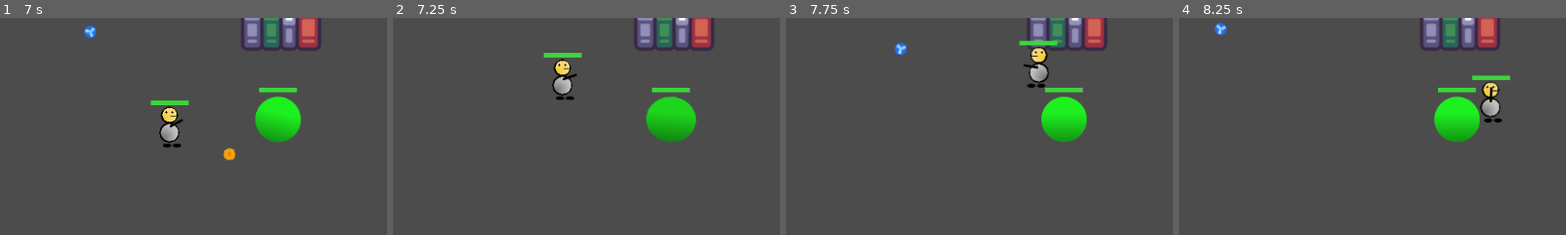
Above: before the commit, frames 1-4 (left to right).
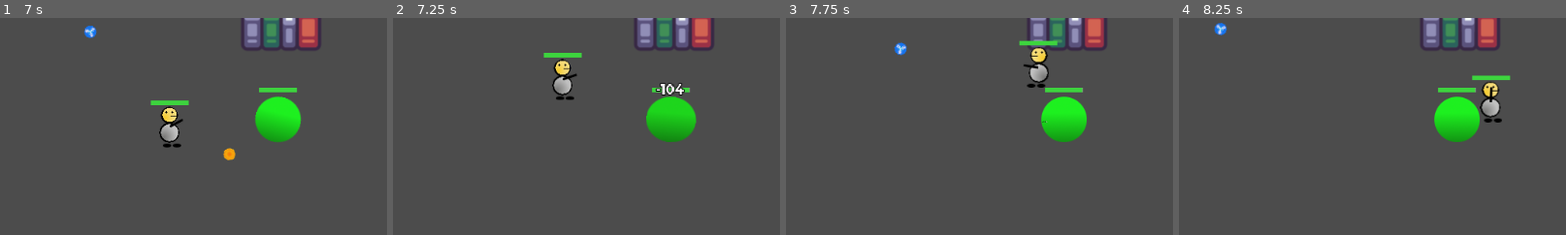
Above: after the commit, the same moments.

Repository: NPGodotEngine/Hack_And_Slash
Game: Godot game, scene res://Levels/TestLevel.tscn
The game is run twice, just before and just after one commit, with the same random seed, the same clock (stepped at 60 frames per second) and the same inputs. The project has no main scene, so this scene is started directly.
Inputs (mouse positions are % of the whole screen's width and height, from its top left):
- Up to frame 1 (7 s): tap Enter at 0.5 s; move the mouse to (72, 45) at 0.52 s; press the mouse at (72, 45) at 0.53 s; hold D (move_right) 0.53-1.28 s; move the mouse to (30, 55) at 1.27 s; release the mouse at (30, 55) at 1.28 s; hold S (move_down) 1.28-2.03 s; right-click (30, 55) at 1.35 s; move the mouse to (60, 27) at 2.02 s; press the mouse at (60, 27) at 2.03 s; hold D (move_right) 2.03-2.78 s; move the mouse to (45, 71) at 2.77 s; release the mouse at (45, 71) at 2.78 s; hold W (move_up) 2.78-3.53 s; right-click (45, 71) at 2.85 s; move the mouse to (80, 66) at 3.52 s; press the mouse at (80, 66) at 3.53 s; hold A (move_left) 3.53-5.03 s; move the mouse to (20, 35) at 4.27 s; release the mouse at (20, 35) at 4.28 s; right-click (20, 35) at 4.35 s; move the mouse to (55, 50) at 5.02 s; press the mouse at (55, 50) at 5.03 s; hold S (move_down) 5.03-5.78 s; move the mouse to (35, 24) at 5.77 s; release the mouse at (35, 24) at 5.78 s; hold D (move_right) 5.78-6.53 s; right-click (35, 24) at 5.85 s; move the mouse to (72, 45) at 6.52 s; press the mouse at (72, 45) at 6.53 s; hold W (move_up) from 6.53 s (still down)
- Up to frame 2 (7.25 s): keep holding W (move_up)
- Up to frame 3 (7.75 s): move the mouse to (30, 55) at 7.27 s; release W (move_up) at 7.28 s; release the mouse at (30, 55) at 7.28 s; hold D (move_right) from 7.28 s (still down); right-click (30, 55) at 7.35 s
- Up to frame 4 (8.25 s): move the mouse to (60, 27) at 8.02 s; release D (move_right) at 8.03 s; press the mouse at (60, 27) at 8.03 s; hold S (move_down) from 8.03 s (still down)
The pictures show only the part of the screen within x 19-69%, y 50-100%; the shares and areas given below are measured in that part.

Frame 1 is identical in both runs. In frame 2, 0.3% of the frame differs, in the area x 67-77%, y 29-36%; in frame 3, less than 0.1%; in frame 4, less than 0.1%.

Commit message:
add damage label

Diff:
--- a/Character/Character.gd
+++ b/Character/Character.gd
@@ -25,7 +25,7 @@
 signal max_health_changed(from_max_health, to_meax_health)
 
 # Emit when taking damage
-signal take_damage(hit_damage)
+signal take_damage(hit_damage, total_damage)
 
 # Emit when character die
 signal die(character)
@@ -112,6 +112,8 @@
 # critical strike
 export (float, 0.0, 1.0) var _critical_strike_chance = _min_critical_strike_chance
 
+export (PackedScene) var _damage_label_tscn = preload("res://Interface/HUD/DamageLabel.tscn")
+export (Vector2) var _damage_label_offset = Vector2.ZERO
 
 
 # Is character dead
@@ -226,12 +228,32 @@
 	# if character is dead do nothing
 	if _is_dead: return
 
+	var total_damage = hit_damage.damage
+
+	# if critical hit
+	if hit_damage.is_critical:
+		total_damage *= _critical_strike_multiplier
+
+	# Instance a damage label
+	var damage_label = _damage_label_tscn.instance()
+	if damage_label:
+		add_child(damage_label)
+		damage_label.global_position = global_position + _damage_label_offset
+		damage_label.set_damage(
+			total_damage,
+			hit_damage.is_critical,
+			hit_damage.color_of_damage,
+			Color.black,
+			"-",
+			" (Crit)" if hit_damage.is_critical else ""
+		)
+
 	# set new health
-	_set_health(_health - hit_damage.damage)
-
-	emit_signal("take_damage", hit_damage)
-
-	print("%s take damage: %d" % [self.name, hit_damage.damage])
+	_set_health(_health - total_damage)
+
+	emit_signal("take_damage", hit_damage, total_damage)
+
+	print("%s take damage: %d, critical: %s" % [self.name, total_damage, hit_damage.is_critical])
 
 # Character die
 func die() -> void:
@@ -301,7 +323,7 @@
 	# RNG
 	randomize()
 	var rolled_chance = rand_range(_min_critical_strike_chance, _max_critical_strike_chance)
-	if (rolled_chance < _critical_strike_chance and
+	if (rolled_chance < _critical_strike_chance or
 		is_equal_approx(rolled_chance, _critical_strike_chance)):
 		return true
 
--- a/Character/Mobs/Dummy/Dummy.gd
+++ b/Character/Mobs/Dummy/Dummy.gd
@@ -26,7 +26,7 @@
 func _on_max_health_changed(_from_max_health:int, _to_max_health:int) -> void:
 	_update_health_bar()
 
-func _on_take_damage(_hit_damage:HitDamage) -> void:
+func _on_take_damage(_hit_damage:HitDamage, total_damage:int) -> void:
 	_animation_player.stop()
 	_animation_player.play("hit", -1, 2)
 
--- a/Character/Mobs/Dummy/Dummy.tscn
+++ b/Character/Mobs/Dummy/Dummy.tscn
@@ -168,6 +168,8 @@
 [node name="Dummy" type="KinematicBody2D"]
 collision_layer = 2
 script = ExtResource( 2 )
+_critical_strike_multiplier = 2.0
+_damage_label_offset = Vector2( 0, -48 )
 
 [node name="Skin" type="Sprite" parent="."]
 position = Vector2( 0, -14 )
--- a/Character/Player/Player.gd
+++ b/Character/Player/Player.gd
@@ -93,7 +93,7 @@
 func _on_max_health_changed(_from_max_health:int, _to_max_health:int) -> void:
 	_update_health_bar()
 
-func _on_take_damage(hit_damage:HitDamage) -> void:
+func _on_take_damage(hit_damage:HitDamage, total_damage:int) -> void:
 	_update_health_bar()
 
 func _on_die(_character:Character) -> void:
--- a/Character/Player/Player.tscn
+++ b/Character/Player/Player.tscn
@@ -15,6 +15,7 @@
 
 [node name="Player" type="KinematicBody2D"]
 script = ExtResource( 4 )
+_critical_strike_chance = 0.521
 
 [node name="Skin" type="Sprite" parent="."]
 position = Vector2( 0, -14 )
--- /dev/null
+++ b/Interface/HUD/DamageLabel.gd
@@ -0,0 +1,40 @@
+class_name DamageLabel
+extends Node2D
+
+export (Vector2) var _gravity = Vector2(0.0, 980)
+
+export (float, -400, 0.0) var _left_bound = -100.0
+export (float, 0.0, 400) var _right_bound = 100.0
+
+export (float) var _jump_force = -200.0
+
+onready var _label := $Label
+onready var _animation_player := $AnimationPlayer
+
+var _velocity: Vector2 = Vector2.ZERO
+
+func _init() -> void:
+    set_as_toplevel(true)
+
+func _ready() -> void:
+    var rand_x = rand_range(_left_bound, _right_bound)
+    _velocity = Vector2(rand_x, _jump_force)
+
+
+func _process(delta: float) -> void:
+    _velocity += _gravity * delta
+    global_position += _velocity * delta
+
+func set_damage(damage:int, critical:bool, color:Color = Color.white,
+    outline_color:Color = Color.black, prefix:String = "-", suffix:String = "") -> void:
+    if not _label:
+        yield(self, "ready")
+
+    _label.text = prefix + str(damage) + suffix
+    _label.set("custom_colors/font_color", color)
+    _label.set("custom_colors/font_outline_modulate", outline_color)
+
+    if critical:
+        _animation_player.play("critical")
+    else:
+        _animation_player.play("damage")
--- /dev/null
+++ b/Interface/HUD/DamageLabel.tscn
@@ -0,0 +1,143 @@
+[gd_scene load_steps=7 format=2]
+
+[ext_resource path="res://Interface/Montserrat-Bold.ttf" type="DynamicFontData" id=1]
+[ext_resource path="res://Interface/HUD/DamageLabel.gd" type="Script" id=2]
+
+[sub_resource type="DynamicFont" id=1]
+outline_size = 1
+font_data = ExtResource( 1 )
+
+[sub_resource type="Animation" id=2]
+length = 0.001
+tracks/0/type = "value"
+tracks/0/path = NodePath("Label:rect_scale")
+tracks/0/interp = 1
+tracks/0/loop_wrap = true
+tracks/0/imported = false
+tracks/0/enabled = true
+tracks/0/keys = {
+"times": PoolRealArray( 0 ),
+"transitions": PoolRealArray( 1 ),
+"update": 0,
+"values": [ Vector2( 1, 1 ) ]
+}
+tracks/1/type = "value"
+tracks/1/path = NodePath("Label:modulate")
+tracks/1/interp = 1
+tracks/1/loop_wrap = true
+tracks/1/imported = false
+tracks/1/enabled = true
+tracks/1/keys = {
+"times": PoolRealArray( 0 ),
+"transitions": PoolRealArray( 1 ),
+"update": 0,
+"values": [ Color( 1, 1, 1, 1 ) ]
+}
+
+[sub_resource type="Animation" id=4]
+resource_name = "critical"
+length = 0.6
+tracks/0/type = "value"
+tracks/0/path = NodePath("Label:rect_scale")
+tracks/0/interp = 1
+tracks/0/loop_wrap = true
+tracks/0/imported = false
+tracks/0/enabled = true
+tracks/0/keys = {
+"times": PoolRealArray( 0, 0.2, 0.6 ),
+"transitions": PoolRealArray( 0.329877, 1, 1 ),
+"update": 0,
+"values": [ Vector2( 1, 1 ), Vector2( 1.6, 1.6 ), Vector2( 1e-05, 1e-05 ) ]
+}
+tracks/1/type = "method"
+tracks/1/path = NodePath(".")
+tracks/1/interp = 1
+tracks/1/loop_wrap = true
+tracks/1/imported = false
+tracks/1/enabled = true
+tracks/1/keys = {
+"times": PoolRealArray( 0.6 ),
+"transitions": PoolRealArray( 1 ),
+"values": [ {
+"args": [  ],
+"method": "queue_free"
+} ]
+}
+tracks/2/type = "value"
+tracks/2/path = NodePath("Label:modulate")
+tracks/2/interp = 1
+tracks/2/loop_wrap = true
+tracks/2/imported = false
+tracks/2/enabled = true
+tracks/2/keys = {
+"times": PoolRealArray( 0.4, 0.6 ),
+"transitions": PoolRealArray( 1, 1 ),
+"update": 0,
+"values": [ Color( 1, 1, 1, 1 ), Color( 1, 1, 1, 0 ) ]
+}
+
+[sub_resource type="Animation" id=3]
+resource_name = "damage"
+length = 0.6
+tracks/0/type = "value"
+tracks/0/path = NodePath("Label:rect_scale")
+tracks/0/interp = 1
+tracks/0/loop_wrap = true
+tracks/0/imported = false
+tracks/0/enabled = true
+tracks/0/keys = {
+"times": PoolRealArray( 0, 0.2, 0.6 ),
+"transitions": PoolRealArray( 0.329877, 1, 1 ),
+"update": 0,
+"values": [ Vector2( 1, 1 ), Vector2( 1.2, 1.2 ), Vector2( 1e-05, 1e-05 ) ]
+}
+tracks/1/type = "method"
+tracks/1/path = NodePath(".")
+tracks/1/interp = 1
+tracks/1/loop_wrap = true
+tracks/1/imported = false
+tracks/1/enabled = true
+tracks/1/keys = {
+"times": PoolRealArray( 0.6 ),
+"transitions": PoolRealArray( 1 ),
+"values": [ {
+"args": [  ],
+"method": "queue_free"
+} ]
+}
+tracks/2/type = "value"
+tracks/2/path = NodePath("Label:modulate")
+tracks/2/interp = 1
+tracks/2/loop_wrap = true
+tracks/2/imported = false
+tracks/2/enabled = true
+tracks/2/keys = {
+"times": PoolRealArray( 0.4, 0.6 ),
+"transitions": PoolRealArray( 1, 1 ),
+"update": 0,
+"values": [ Color( 1, 1, 1, 1 ), Color( 1, 1, 1, 0 ) ]
+}
+
+[node name="DamageLabel" type="Node2D"]
+script = ExtResource( 2 )
+
+[node name="Label" type="Label" parent="."]
+anchor_left = 0.5
+anchor_top = 0.5
+anchor_right = 0.5
+anchor_bottom = 0.5
+margin_left = -20.0
+margin_top = -10.5
+margin_right = 20.0
+margin_bottom = 10.5
+rect_pivot_offset = Vector2( 20, 10.5 )
+custom_colors/font_outline_modulate = Color( 0, 0, 0, 1 )
+custom_fonts/font = SubResource( 1 )
+text = "-1"
+align = 1
+valign = 1
+
+[node name="AnimationPlayer" type="AnimationPlayer" parent="."]
+anims/RESET = SubResource( 2 )
+anims/critical = SubResource( 4 )
+anims/damage = SubResource( 3 )
--- a/Levels/TestLevel.tscn
+++ b/Levels/TestLevel.tscn
@@ -23,9 +23,11 @@
 [node name="Player" parent="." instance=ExtResource( 1 )]
 position = Vector2( 202, 344 )
 collision_mask = 3
+_level = 5
 _base_damage = 12
+_critical_strike_chance = 0.173
 
 [node name="Dummy" parent="." instance=ExtResource( 3 )]
 position = Vector2( 559, 447 )
 collision_mask = 3
-_base_health = 600
+_base_health = 6000
--- a/Skills/IceSkill/IceSkill.tscn
+++ b/Skills/IceSkill/IceSkill.tscn
@@ -5,7 +5,7 @@
 [ext_resource path="res://Assets/Icel_ball.png" type="Texture" id=3]
 
 [node name="IceSkill" instance=ExtResource( 2 )]
-cooldown_duration = 0.5
+cooldown_duration = 0.2
 damage_multiplier = 1.0
 projectile = ExtResource( 1 )
 
--- a/project.godot
+++ b/project.godot
@@ -13,6 +13,11 @@
 "class": "Character",
 "language": "GDScript",
 "path": "res://Character/Character.gd"
+}, {
+"base": "Node2D",
+"class": "DamageLabel",
+"language": "GDScript",
+"path": "res://Interface/HUD/DamageLabel.gd"
 }, {
 "base": "Reference",
 "class": "HitDamage",
@@ -41,6 +46,7 @@
 } ]
 _global_script_class_icons={
 "Character": "",
+"DamageLabel": "",
 "HitDamage": "",
 "Player": "",
 "Projectile": "",
Binary file added: Interface/Montserrat-Bold.ttf
Binary file added: Interface/OpenSans-Regular.ttf
